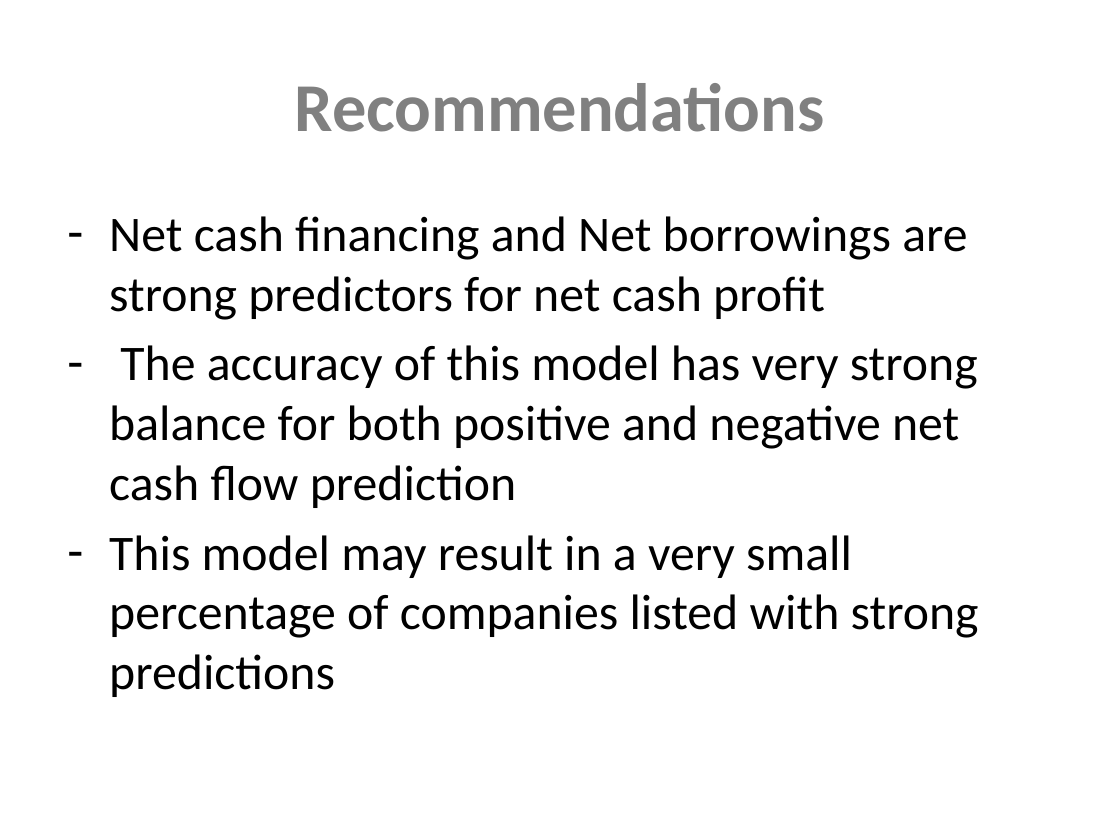
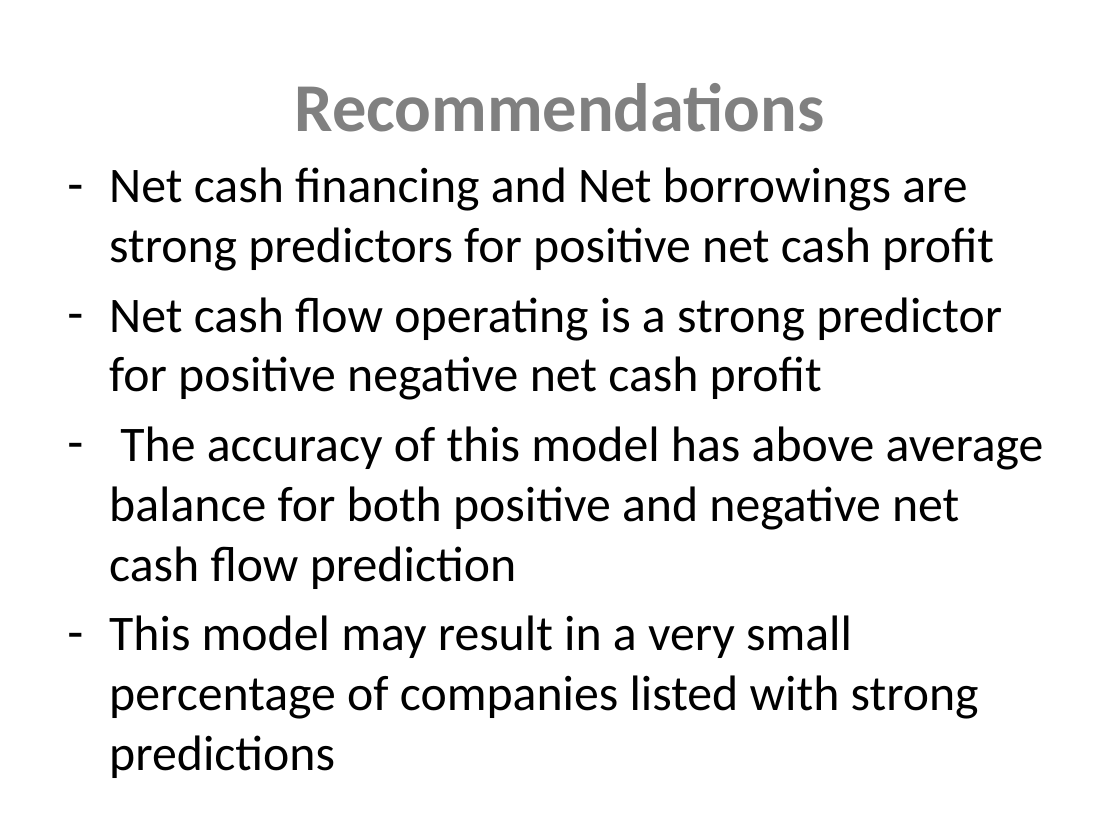
Before and after one commit to Sue-Mir/Module3_B_Project, a slide deck: slide 6 of Project3_B_NonTechnicalPresentation.pptx. Drawn at 1120x840 pixels with LibreOffice and Linux fonts; fonts in the diff are those of the drawing. Boxes give left, top, right and bottom in pixels: in the first picture for what was removed or moved away, otherwise in the second. Text is boxed around its words. In the diff, an @@ line names an element or a change of style, - is before the commit and + after.

```diff
--- a/Project3_B_NonTechnicalPresentation.pptx
+++ b/Project3_B_NonTechnicalPresentation.pptx
@@ text "Net cash financing and Net ...": place and size @@
-text "Net cash financing and Net ..." at <box>109,216,979,697</box>
+text "Net cash financing and Net ..." at <box>109,167,1044,778</box>
@@ text at <box>109,167,1044,589</box>: text changed @@
-– Net cash financing and Net borrowings are strong predictors for net cash profit
-– The accuracy of this model has very strong balance for both positive and negative net cash flow prediction
+– Net cash financing and Net borrowings are strong predictors for positive net cash profit
+– Net cash flow operating is a strong predictor for positive negative net cash profit
+– The accuracy of this model has above average balance for both positive and negative net cash flow prediction
```
Also in this commit, not shown: 2 other slides changed, 1 slide added, 1 slide removed, 1 other file.
